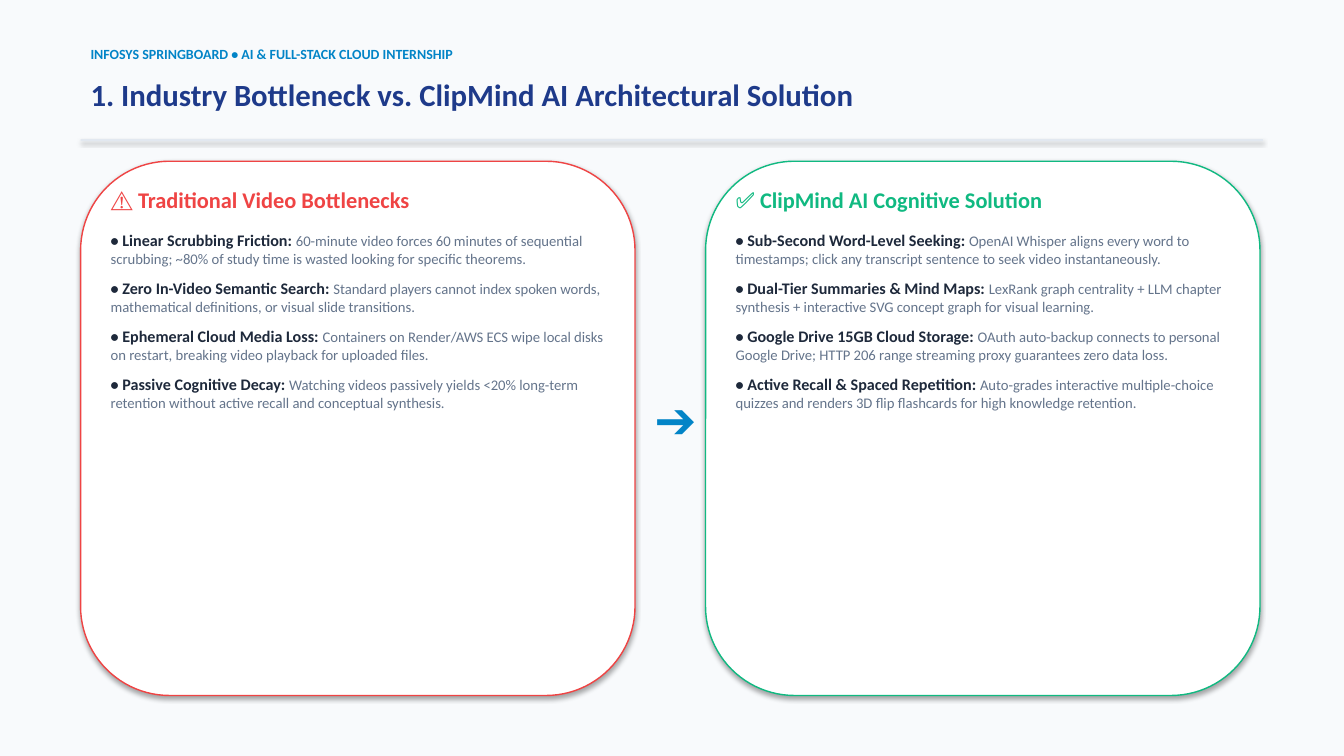
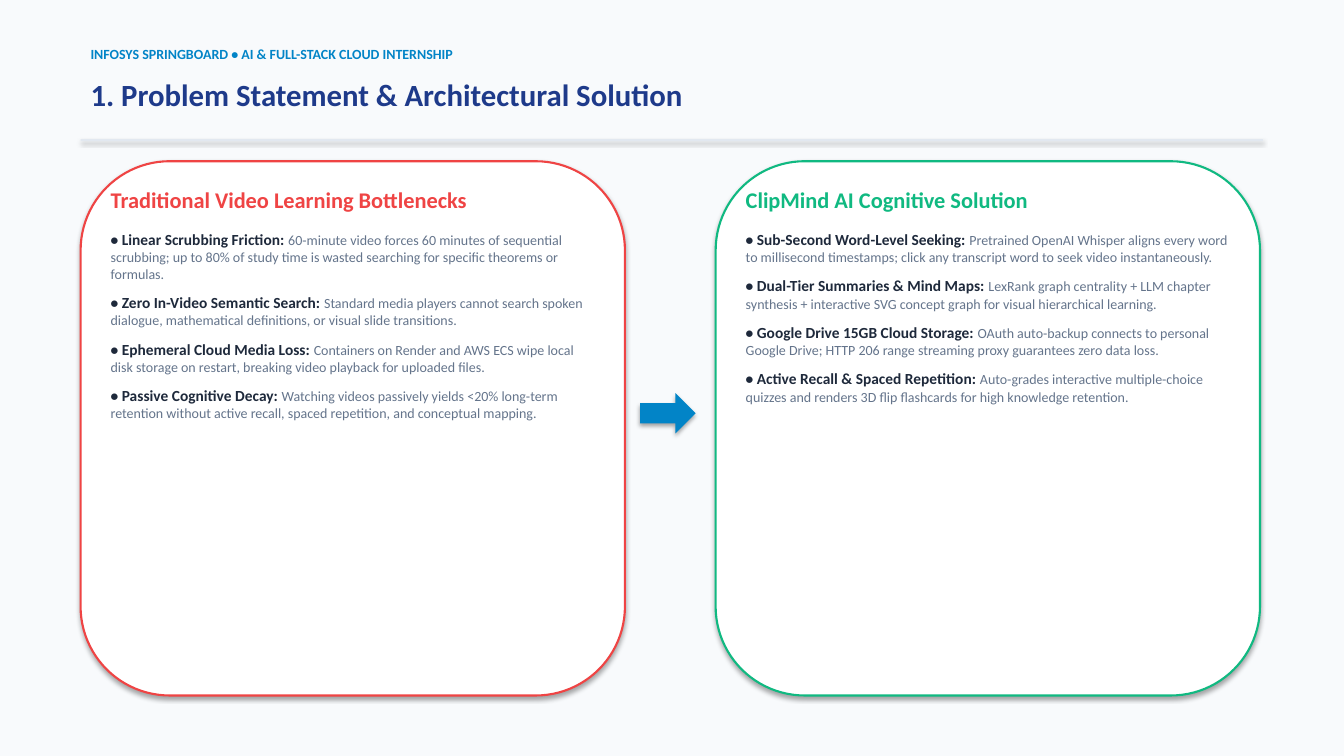
Before and after one commit to springboardmentor910069x-afk/AI-VIDEO-AUTOMATION-, a slide deck: slide 2 of CLIPMIND AI/docs/ClipMind_AI_Final_Presentation.pptx. Drawn at 1344x756 pixels with LibreOffice and Linux fonts; fonts in the diff are those of the drawing. Boxes give left, top, right and bottom in pixels: in the first picture for what was removed or moved away, otherwise in the second. Text is boxed around its words. In the diff, an @@ line names an element or a change of style, - is before the commit and + after.

Commit message:
docs: draw native flowcharts in PPT and Word documentation without image dependencies

```diff
--- a/CLIPMIND AI/docs/ClipMind_AI_Final_Presentation.pptx
+++ b/CLIPMIND AI/docs/ClipMind_AI_Final_Presentation.pptx
@@ text at <box>91,84,682,107</box>: text changed @@
-1. Industry Bottleneck vs. ClipMind AI Architectural Solution
+1. Problem Statement & Architectural Solution
@@ rounded rectangle: place and size @@
-rounded rectangle at <box>81,161,635,696</box>
+rounded rectangle at <box>81,161,625,696</box>
@@ rounded rectangle at <box>81,161,625,696</box>: outline #EF4444 1 pt to #EF4444 1.5 pt @@
@@ rounded rectangle: place and size @@
-rounded rectangle at <box>706,161,1260,696</box>
+rounded rectangle at <box>716,161,1260,696</box>
@@ rounded rectangle at <box>716,161,1260,696</box>: outline #10B981 1 pt to #10B981 1.5 pt @@
@@ text at <box>111,192,582,421</box>: text changed; size 10.5 to 10 pt @@
-⚠️ Traditional Video Bottlenecks
-• Linear Scrubbing Friction: 60-minute video forces 60 minutes of sequential scrubbing; ~80% of study time is wasted looking for specific theorems.
-• Zero In-Video Semantic Search: Standard players cannot index spoken words, mathematical definitions, or visual slide transitions.
-• Ephemeral Cloud Media Loss: Containers on Render/AWS ECS wipe local disks on restart, breaking video playback for uploaded files.
-• Passive Cognitive Decay: Watching videos passively yields <20% long-term retention without active recall and conceptual synthesis.
+Traditional Video Learning Bottlenecks
+• Linear Scrubbing Friction: 60-minute video forces 60 minutes of sequential scrubbing; up to 80% of study time is wasted searching for specific theorems or formulas.
+• Zero In-Video Semantic Search: Standard media players cannot search spoken dialogue, mathematical definitions, or visual slide transitions.
+• Ephemeral Cloud Media Loss: Containers on Render and AWS ECS wipe local disk storage on restart, breaking video playback for uploaded files.
+• Passive Cognitive Decay: Watching videos passively yields <20% long-term retention without active recall, spaced repetition, and conceptual mapping.
@@ text "ClipMind AI Cognitive Solution": place and size @@
-text "ClipMind AI Cognitive Solution" at <box>736,192,1222,411</box>
+text "ClipMind AI Cognitive Solution" at <box>746,192,1227,405</box>
@@ text at <box>746,192,1227,312</box>: text changed; size 10.5 to 10 pt @@
-✅ ClipMind AI Cognitive Solution
-• Sub-Second Word-Level Seeking: OpenAI Whisper aligns every word to timestamps; click any transcript sentence to seek video instantaneously.
-• Dual-Tier Summaries & Mind Maps: LexRank graph centrality + LLM chapter synthesis + interactive SVG concept graph for visual learning.
+ClipMind AI Cognitive Solution
+• Sub-Second Word-Level Seeking: Pretrained OpenAI Whisper aligns every word to millisecond timestamps; click any transcript word to seek video instantaneously.
+• Dual-Tier Summaries & Mind Maps: LexRank graph centrality + LLM chapter synthesis + interactive SVG concept graph for visual hierarchical learning.
@@ text at <box>746,327,1209,405</box>: size 11.5 to 11 pt in "• Google Drive 15GB Cloud Storage:", "• Active Recall & Spaced Repetition:"; size 10.5 to 10 pt in "OAuth auto-backup connects to personal Google Drive; ...", "Auto-grades interactive multiple-choice quizzes and renders  ..." @@
@@ text in right arrow at <box>640,393,696,434</box>: text removed @@
-➔
@@ right arrow: place and size @@
-right arrow at <box>640,383,711,464</box>
+right arrow at <box>640,393,696,434</box>
@@ right arrow at <box>640,393,696,434</box>: fill none to #0284C7; shadow on @@
```
Also in this commit, not shown: 6 other slides changed, 3 slides added, 3 slides removed, 10 other files.
